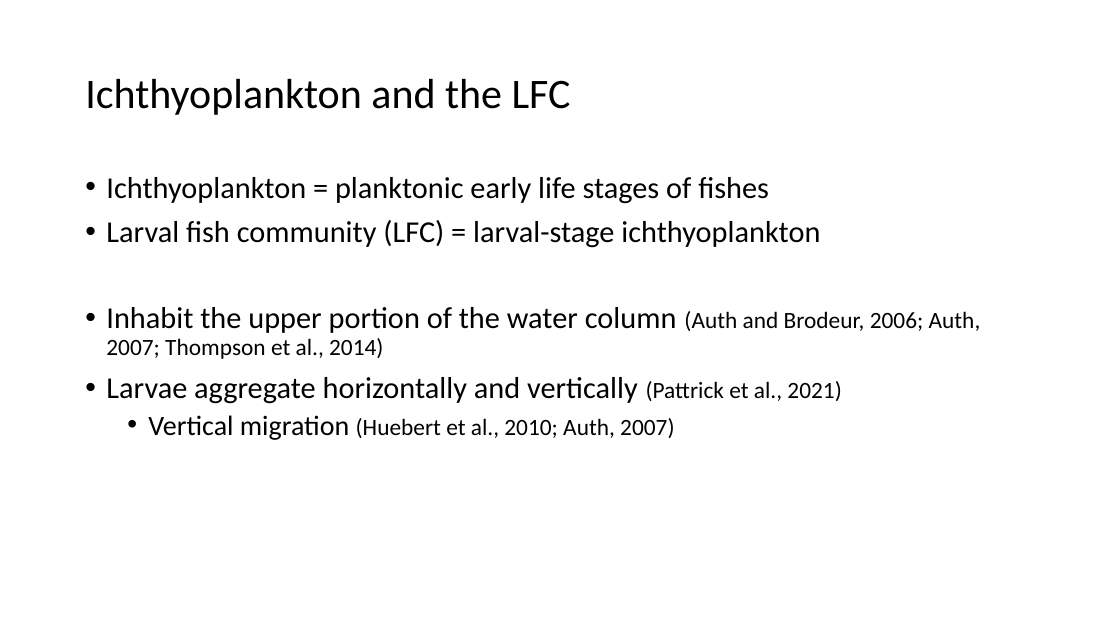
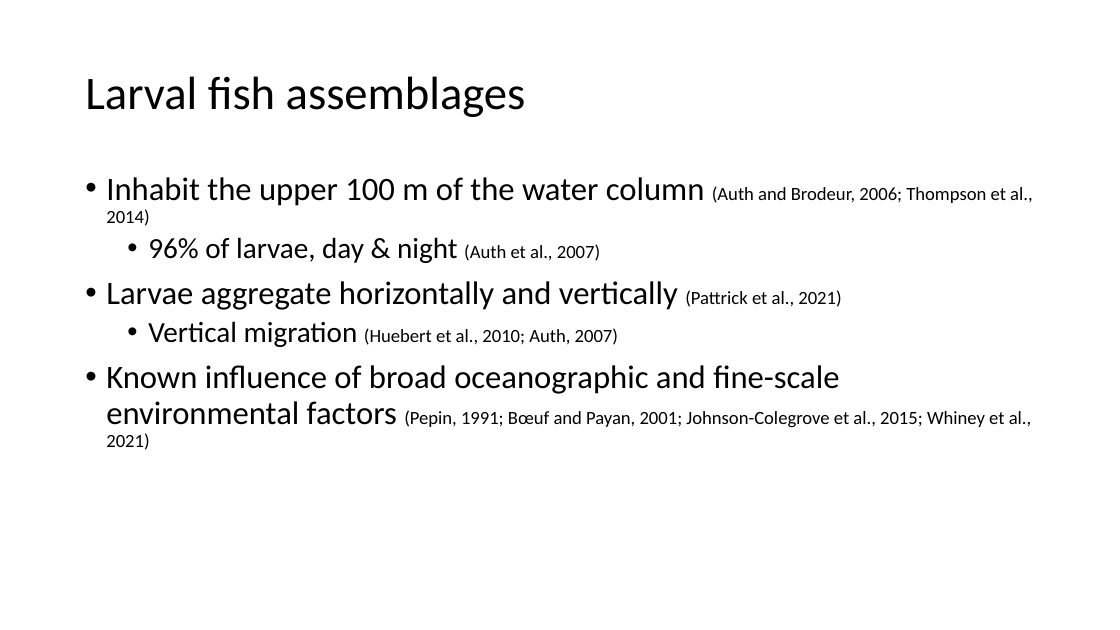
Before and after one commit to LukeABobay/larval-fish-community-analysis, a slide deck: slide 3 of PICES 2026 Presentation.pptx. Drawn at 1120x630 pixels with LibreOffice and Linux fonts; fonts in the diff are those of the drawing. Boxes give left, top, right and bottom in pixels: in the first picture for what was removed or moved away, otherwise in the second. Text is boxed around its words. In the diff, an @@ line names an element or a change of style, - is before the commit and + after.

```diff
--- a/PICES 2026 Presentation.pptx
+++ b/PICES 2026 Presentation.pptx
@@ title at [85, 76, 526, 117]: text changed; size 36 to 40 pt @@
-Ichthyoplankton and the LFC
+Larval fish assemblages
@@ text at [106, 177, 1033, 263]: text changed; size 26 to 16 pt @@
-• Ichthyoplankton = planktonic early life stages of fishes
-• Larval fish community (LFC) = larval-stage ichthyoplankton
-• Inhabit the upper portion of the water column (Auth and Brodeur, 2006; Auth, 2007; Thompson et al., 2014)
+• Inhabit the upper 100 m of the water column (Auth and Brodeur, 2006; Thompson et al., 2014)
+  • 96% of larvae, day & night (Auth et al., 2007)
@@ text at [106, 281, 841, 347]: size 26 to 28 pt in "Larvae aggregate horizontally and vertically"; size 20 to 16 pt in "(Pattrick et al., 2021)", "(Huebert et al., 2010; Auth, 2007)"; size 24 to 25 pt in "Vertical migration" @@
@@ text at [106, 365, 1032, 450]: paragraph added @@
+• Known influence of broad oceanographic and fine-scale environmental factors (Pepin, 1991; Bœuf and Payan, 2001; Johnson-Colegrove et al., 2015; Whiney et al., 2021)
```
Also in this commit, not shown: 20 other slides changed, 1 slide added, 4 slides removed.
